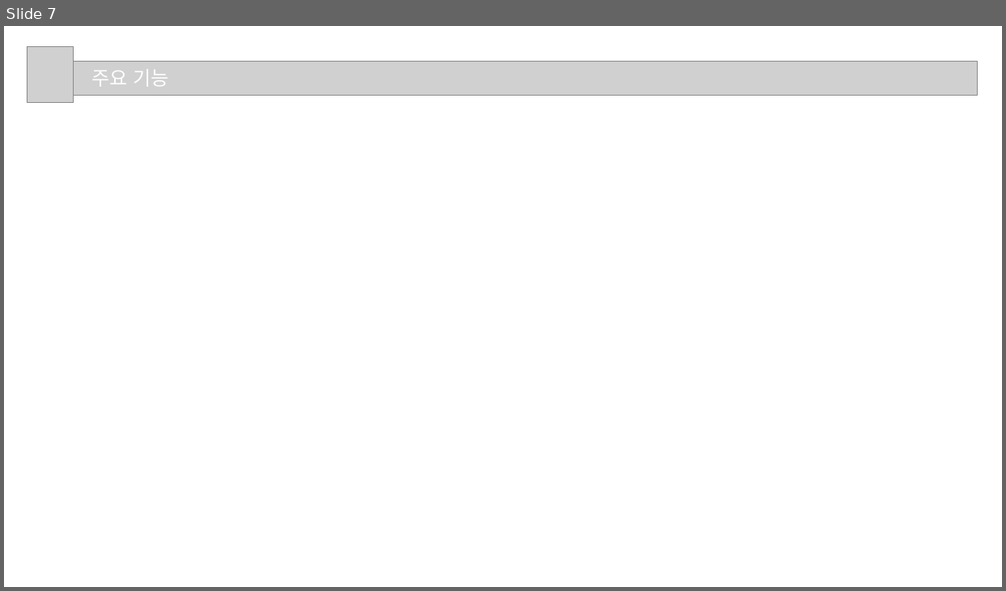
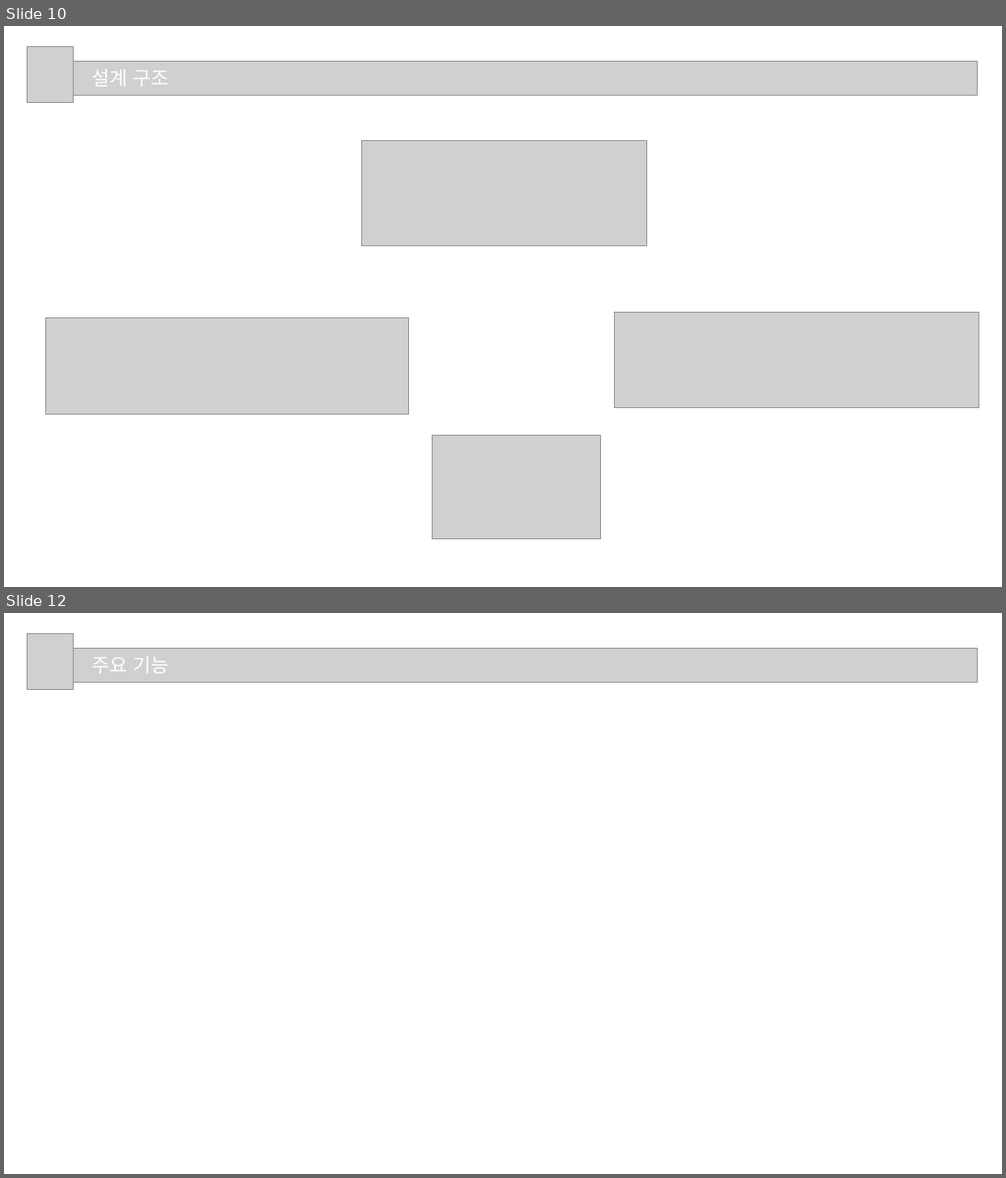
Before and after one commit to bhs0906/JavaFX_Oracle_Project, a slide deck: 3조_프로젝트2.pptx. Shown one above the other, each under a label of ours: slide 7 before the commit, slides 10 and 12 after it; the slides between them are not shown. The pictures are 1006x591 and 1006x1178 pixels, drawn with LibreOffice and Linux fonts; fonts in the diff are those of the drawing; grey boxes stand for pictures. Boxes give left, top, right and bottom in pixels: in the first picture for what was removed or moved away, otherwise in the second. Text is boxed around its words. In the diff, an @@ line names an element or a change of style, - is before the commit and + after.

```diff
--- a/3조_프로젝트2.pptx
+++ b/3조_프로젝트2.pptx
@@ slide 10 added at [4,26,1002,587], background #FFFFFF @@
@@ picture added at [27,46,74,103] @@
@@ picture added at [62,61,977,95] @@
@@ text added at [92,70,168,87], 28 pt, text #FFFFFF @@
+설계 구조
@@ picture added at [362,140,646,246] @@
@@ picture added at [614,313,978,408] @@
@@ picture added at [45,318,409,414] @@
@@ picture added at [432,436,600,539] @@
@@ what was slide 7 is now slide 12 @@
```
Also in this commit, not shown: 5 slides changed, 5 other slides added.
